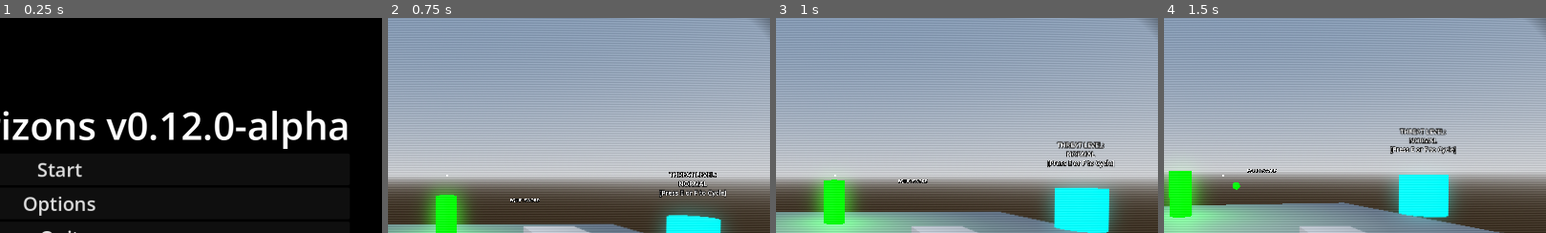
Above: before the commit, frames 1-4 (left to right).
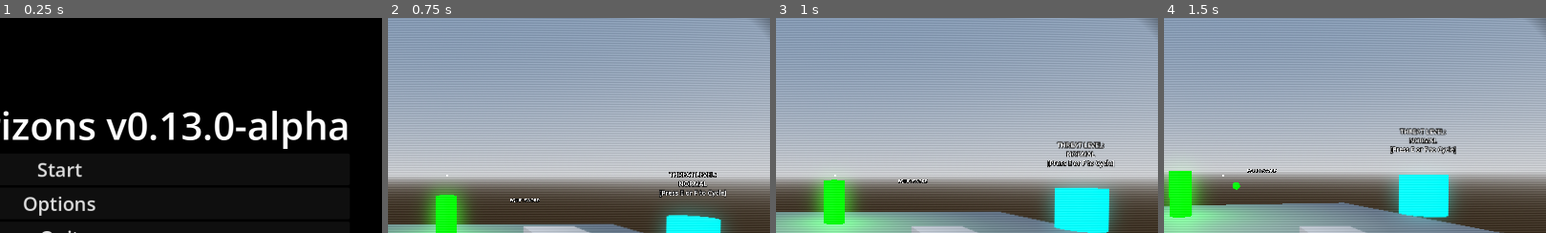
Above: after the commit, the same moments.

Repository: EnderiousGaming/R0-0TRoguelike
Game: Godot game, scene res://scenes/main_menu.tscn
Same seed, same stepped clock (60 frames per second), same inputs: the game is played once before the commit and once after it.
Inputs (mouse positions are % of the whole screen's width and height, from its top left):
- Up to frame 1 (0.25 s): no input
- Up to frame 2 (0.75 s): click "Start" at 0.5 s
- Up to frame 3 (1 s): no input
- Up to frame 4 (1.5 s): move the mouse to (55, 50) at 1.27 s; press the mouse at (55, 50) at 1.28 s; hold W (move_forward) from 1.28 s (still down)
The pictures show only the part of the screen within x 42-92%, y 13-63%; the shares and areas given below are measured in that part.

The runs differ from the first frame. In frame 1, 0.3% of the frame differs, in the area x 47-53%, y 43-57%; in frame 2, nothing differs; in frame 3, nothing differs; in frame 4, nothing differs.

Commit message:
pushed update, added vacuum radius for projecties

Diff:
--- a/scenes/main_menu.tscn
+++ b/scenes/main_menu.tscn
@@ -94,7 +94,7 @@
 [node name="Label" type="Label" parent="VBoxContainer" unique_id=1014888646]
 layout_mode = 2
 theme_override_font_sizes/font_size = 64
-text = "Glitched Horizons v0.12.0-alpha"
+text = "Glitched Horizons v0.13.0-alpha"
 
 [node name="StartButton" type="Button" parent="VBoxContainer" unique_id=1886776590]
 layout_mode = 2
--- a/scripts/player.gd
+++ b/scripts/player.gd
@@ -28,6 +28,14 @@
 var is_reloading = false
 var reload_timer = 0.0
 const BULLET = preload("res://scenes/player_projectile.tscn")
+
+# --- OVERCLOCK RELOAD VARIABLES ---
+# If standard reload is 1.5 seconds, the sweet spot is between 0.9s and 0.6s remaining.
+var active_reload_start = 0.9
+var active_reload_end = 0.6
+var is_overclocked = false
+var overclock_timer = 0.0
+var overclock_duration = 3.0
 
 # --- SWORD COMBAT ---
 var sword_damage = 3
@@ -376,46 +384,93 @@
 	if is_grappling:
 		return
 
-	# 1. Handle Active Reloading
+	# ==========================================
+	# OVERCLOCK DRAIN LOGIC
+	# ==========================================
+	if is_overclocked:
+		overclock_timer -= delta
+		if overclock_timer <= 0.0:
+			is_overclocked = false
+			ammo_display.modulate = Color.WHITE # Return UI to normal
+			print("SYSTEM: Overclock depleted. Cooling down.")
+
+	# ==========================================
+	# ACTIVE RELOAD LOGIC
+	# ==========================================
 	if is_reloading:
 		reload_timer -= delta
-		if reload_timer <= 0:
+
+		# 1. Visual Cue: Turn the reload bar GOLD when in the sweet spot!
+		# (But only if the weapon hasn't jammed and turned red!)
+		if reload_bar.modulate != Color.RED:
+			if reload_timer <= active_reload_start and reload_timer >= active_reload_end:
+				reload_bar.modulate = Color.GOLD
+			else:
+				reload_bar.modulate = Color.WHITE
+
+		# 2. The Skill Check
+		# Now listens for BOTH the reload key and the left mouse button!
+		if reload_timer < 1.4 and (Input.is_action_just_pressed("reload") or Input.is_action_just_pressed("shoot")):
+
+			if reload_timer <= active_reload_start and reload_timer >= active_reload_end:
+				# SUCCESS! OVERCLOCK ENGAGED
+				reload_timer = 0.0
+				is_overclocked = true
+				overclock_timer = overclock_duration
+				ammo_display.modulate = Color.CYAN
+				print("SYSTEM: PERFECT TIMING. BLASTER OVERCLOCKED!")
+			else:
+				# FAILURE! WEAPON JAMMED
+				reload_timer += 1.0
+				reload_bar.modulate = Color.RED
+				print("SYSTEM: TIMING FAILED. WEAPON JAMMED!")
+
+		# 3. Standard Reload Finish
+		if reload_timer <= 0.0:
 			is_reloading = false
 			RunManager.current_ammo = RunManager.max_ammo
-			print("SYSTEM: Reloaded!")
-
-			# Tween: Snap the gun back to the firing position
+			reload_bar.visible = false
+			reload_bar.modulate = Color.WHITE # Reset color for next time
+
+			# FIX 1: Bring the gun BACK DOWN to 0 degrees!
 			var tween = create_tween()
-			tween.tween_property(blaster_mesh, "rotation_degrees", Vector3.ZERO, 0.15)
-	else:
-		# 2. Manual Reload Input
-		if Input.is_action_just_pressed("reload") and RunManager.current_ammo < RunManager.max_ammo:
+			tween.tween_property(blaster_mesh, "rotation_degrees", Vector3.ZERO, 0.2)
+
+	# ==========================================
+	# FIRING & MANUAL RELOAD INPUTS
+	# ==========================================
+
+	# FIX 2: Explicit Manual Reload Input
+	elif Input.is_action_just_pressed("reload") and RunManager.current_ammo < RunManager.max_ammo:
+		is_reloading = true
+		reload_timer = RunManager.reload_time
+		print("SYSTEM: Manual Reloading...")
+
+		var tween = create_tween()
+		tween.tween_property(blaster_mesh, "rotation_degrees", Vector3(45, 0, 0), 0.2)
+
+	# 4. Firing Input
+	elif Input.is_action_pressed("shoot") and Input.get_mouse_mode() == Input.MOUSE_MODE_CAPTURED:
+		if RunManager.current_ammo > 0:
+
+			if fire_cooldown <= 0.0:
+				if fire_weapon():
+					RunManager.current_ammo -= 1
+
+					# If overclocked, cut the delay between shots in half!
+					if is_overclocked:
+						fire_cooldown = RunManager.fire_rate * 0.5
+					else:
+						fire_cooldown = RunManager.fire_rate
+
+		else:
+			# Auto-reload if trying to shoot on an empty mag
 			is_reloading = true
 			reload_timer = RunManager.reload_time
-			print("SYSTEM: Reloading...")
-
-			# Tween: Tilt the gun up into the air
+			print("SYSTEM: Auto-Reloading...")
+
 			var tween = create_tween()
 			tween.tween_property(blaster_mesh, "rotation_degrees", Vector3(45, 0, 0), 0.2)
-
-		# 3. Firing Input
-		elif Input.is_action_pressed("shoot") and Input.get_mouse_mode() == Input.MOUSE_MODE_CAPTURED:
-			if RunManager.current_ammo > 0:
-				if fire_cooldown <= 0.0:
-
-					# NEW: Only consume ammo and reset cooldown IF the weapon actually fired!
-					if fire_weapon():
-						fire_cooldown = RunManager.fire_rate
-						RunManager.current_ammo -= 1
-
-			else:
-				# Auto-reload if trying to shoot on an empty mag
-				is_reloading = true
-				reload_timer = RunManager.reload_time
-				print("SYSTEM: Auto-Reloading...")
-
-				var tween = create_tween()
-				tween.tween_property(blaster_mesh, "rotation_degrees", Vector3(45, 0, 0), 0.2)
 
 func _process_sword():
 	if Input.is_action_pressed("shoot") and Input.get_mouse_mode() == Input.MOUSE_MODE_CAPTURED:
--- a/scripts/score_drop.gd
+++ b/scripts/score_drop.gd
@@ -29,11 +29,15 @@
 	# ==========================================
 	# THE COURIER PROTOCOL LOGIC (KINEMATIC)
 	# ==========================================
-	if RunManager.has_courier_protocol and is_instance_valid(player):
-		is_magnetized = true
-		var dir = global_position.direction_to(player.global_position)
-		global_position += dir * magnet_speed * delta
-		return
+	if is_instance_valid(player):
+		var distance = global_position.distance_to(player.global_position)
+
+		# Magnetize if they have the global upgrade OR if R0-0T is within 2.5 meters!
+		if RunManager.has_courier_protocol or distance <= 2.5:
+			is_magnetized = true
+			var dir = global_position.direction_to(player.global_position)
+			global_position += dir * magnet_speed * delta
+			return
 
 	# ==========================================
 	# HOVER & SPIN ANIMATION
@@ -43,7 +47,6 @@
 
 		if base_y != 0.0:
 			time_passed += delta
-			# NEW: Animate the global_position instead of the local position
 			global_position.y = base_y + sin(time_passed * float_speed) * float_amplitude
 
 func _on_body_entered(body):
Not shown, changed: export_presets.cfg
